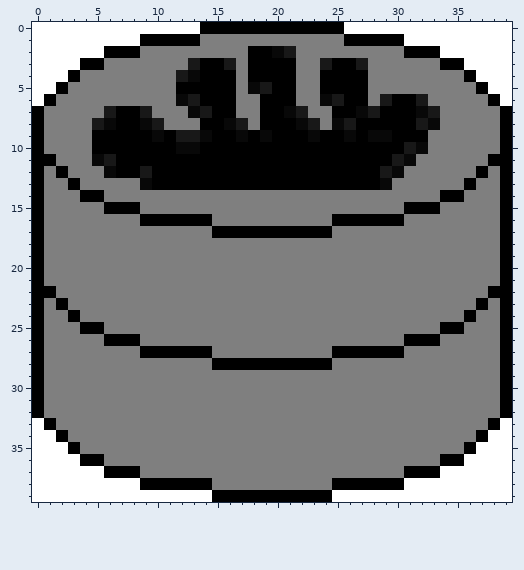
File history of a pixel-art sprite, GUI/images/blackpieceking.png. Above: the version before the commit.
The file is 40x40 pixels.
After:
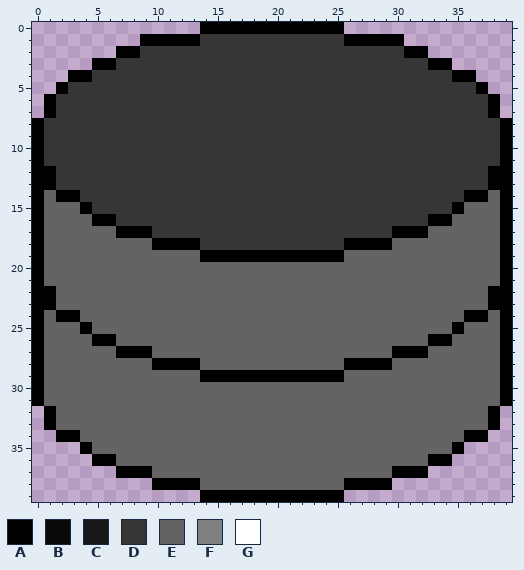
Palette (. is transparent): A #000000  B #080808  C #181818  D #363636  E #636363  F #7f7f7f  G #ffffff
Change:
Changed rows in their new state; - is an unchanged pixel.
first column x 0:
 0 ..............------------..............
 1 .........-----DDDDDDDDDDDD-----.........
 2 .......--DDDDDDDDDDDDDDDDDDDDDD--.......
 3 .....-ADDDDDDDDDDDDDDDDDDDDDDDDDDA-.....
 4 ...-ADDDDDDDDDDDDDDDDDDDDDDDDDDDDDDA-...
 5 ..-DDDDDDDDDDDDDDDDDDDDDDDDDDDDDDDDDD-..
 6 .-DDDDDDDDDDDDDDDDDDDDDDDDDDDDDDDDDDDD-.
 7 .ADDDDDDDDDDDDDDDDDDDDDDDDDDDDDDDDDDDDA.
 8 -DDDDDDDDDDDDDDDDDDDDDDDDDDDDDDDDDDDDDD-
 9 -DDDDDDDDDDDDDDDDDDDDDDDDDDDDDDDDDDDDDD-
10 -DDDDDDDDDDDDDDDDDDDDDDDDDDDDDDDDDDDDDD-
11 -DDDDDDDDDDDDDDDDDDDDDDDDDDDDDDDDDDDDDD-
12 -ADDDDDDDDDDDDDDDDDDDDDDDDDDDDDDDDDDDDA-
13 -ADDDDDDDDDDDDDDDDDDDDDDDDDDDDDDDDDDDDA-
14 -EAADDDDDDDDDDDDDDDDDDDDDDDDDDDDDDDDAAE-
15 -EEEADDDDDDDDDDDDDDDDDDDDDDDDDDDDDDAEEE-
16 -EEEEAADDDDDDDDDDDDDDDDDDDDDDDDDDAAEEEE-
17 -EEEEEEAAADDDDDDDDDDDDDDDDDDDDAAAEEEEEE-
18 -EEEEEEEEEAAAADDDDDDDDDDDDAAAAEEEEEEEEE-
19 -EEEEEEEEEEEEEAAAAAAAAAAAAEEEEEEEEEEEEE-
20 -EEEEEEEEEEEEEEEEEEEEEEEEEEEEEEEEEEEEEE-
21 -EEEEEEEEEEEEEEEEEEEEEEEEEEEEEEEEEEEEEE-
22 --EEEEEEEEEEEEEEEEEEEEEEEEEEEEEEEEEEEE--
23 -AEEEEEEEEEEEEEEEEEEEEEEEEEEEEEEEEEEEEA-
24 -EA-EEEEEEEEEEEEEEEEEEEEEEEEEEEEEEEE-AE-
25 -EEE-EEEEEEEEEEEEEEEEEEEEEEEEEEEEEE-EEE-
26 -EEEEA-EEEEEEEEEEEEEEEEEEEEEEEEEE-AEEEE-
27 -EEEEEEAA-EEEEEEEEEEEEEEEEEEEE-AAEEEEEE-
28 -EEEEEEEEEAAAAEEEEEEEEEEEEAAAAEEEEEEEEE-
29 -EEEEEEEEEEEEEAAAAAAAAAAAAEEEEEEEEEEEEE-
30 -EEEEEEEEEEEEEEEEEEEEEEEEEEEEEEEEEEEEEE-
31 -EEEEEEEEEEEEEEEEEEEEEEEEEEEEEEEEEEEEEE-
32 .AEEEEEEEEEEEEEEEEEEEEEEEEEEEEEEEEEEEEA.
33 .-EEEEEEEEEEEEEEEEEEEEEEEEEEEEEEEEEEEE-.
34 ..-AEEEEEEEEEEEEEEEEEEEEEEEEEEEEEEEEA-..
35 ....AEEEEEEEEEEEEEEEEEEEEEEEEEEEEEEA....
36 .....-AEEEEEEEEEEEEEEEEEEEEEEEEEEA-.....
37 .......--AEEEEEEEEEEEEEEEEEEEEA--.......
38 ..........----EEEEEEEEEEEE----..........
39 ..............A----------A..............
Pixel boxes of the changes (left, top, right, bottom) in both pictures:
changed: (32, 22, 512, 502)
